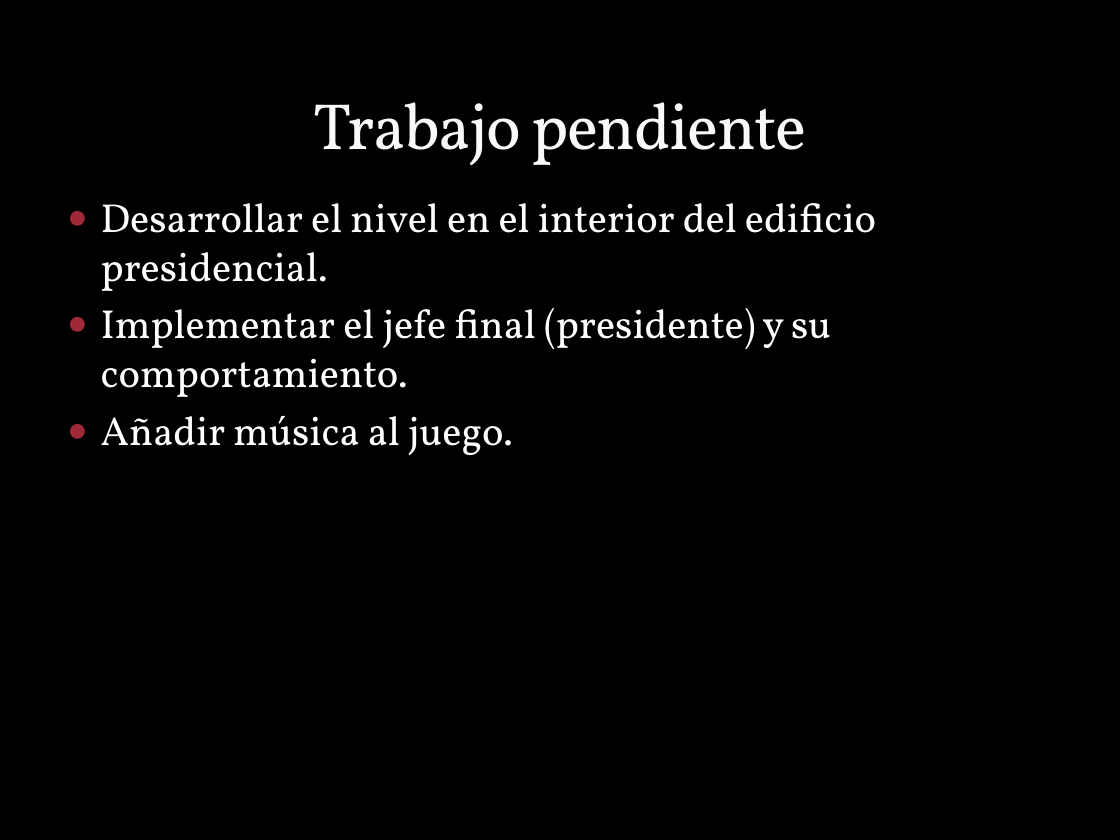
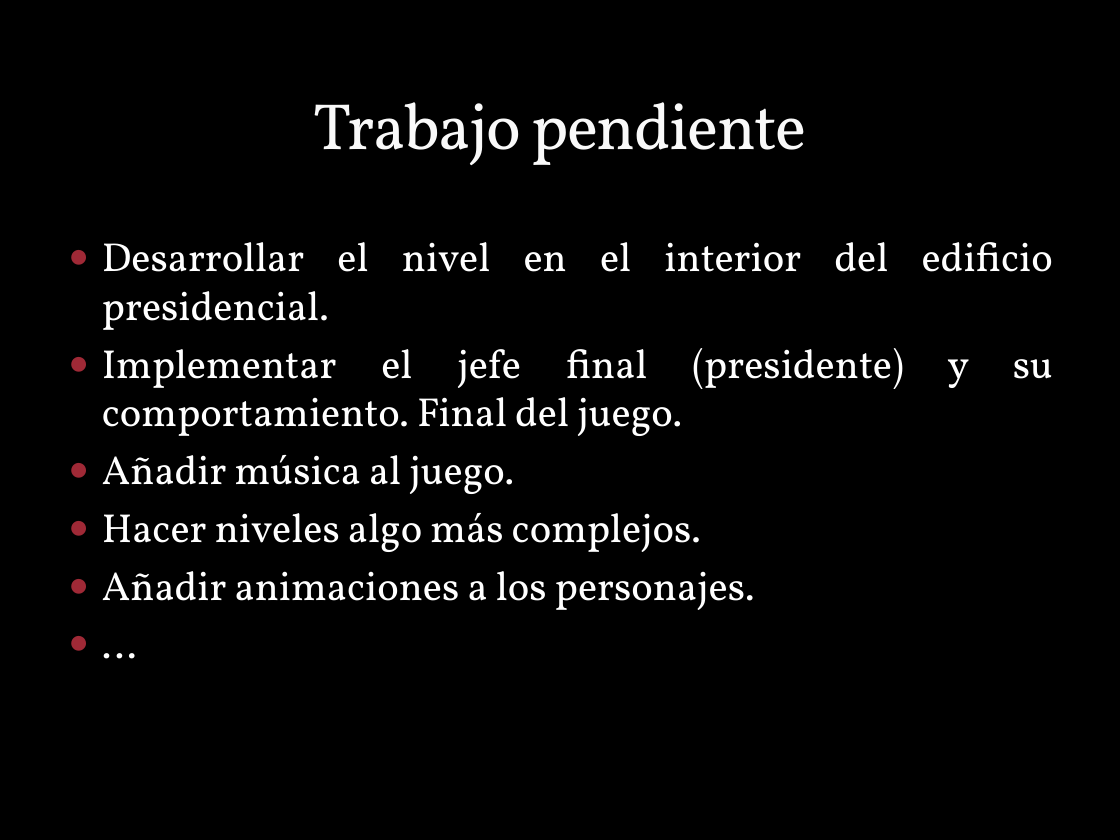
Before and after one commit to plandevida/ZombiesForPresident, a slide deck: slide 8 of zombiesppt.pptx (slide 7 before the commit). Drawn at 1120x840 pixels with LibreOffice and Linux fonts; fonts in the diff are those of the drawing; background and template pictures are left out. Boxes give left, top, right and bottom in pixels: in the first picture for what was removed or moved away, otherwise in the second. Text is boxed around its words. In the diff, an @@ line names an element or a change of style, - is before the commit and + after.

```diff
--- a/zombiesppt.pptx
+++ b/zombiesppt.pptx
@@ text "Desarrollar el nivel en el ...": place and size @@
-text "Desarrollar el nivel en el ..." at <box>101,203,876,455</box>
+text "Desarrollar el nivel en el ..." at <box>102,242,1053,610</box>
@@ text at <box>102,242,1053,494</box>: alignment left to justified @@
@@ text at <box>102,348,903,436</box>: text changed @@
-● Implementar el jefe final (presidente) y su comportamiento.
+● Implementar el jefe final (presidente) y su comportamiento. Final del juego.
@@ text at <box>102,513,755,610</box>: paragraphs added @@
+● Hacer niveles algo más complejos.
+● Añadir animaciones a los personajes.
+● …
```
Also in this commit, not shown: 3 other slides changed, 1 slide added, 1 slide removed.
